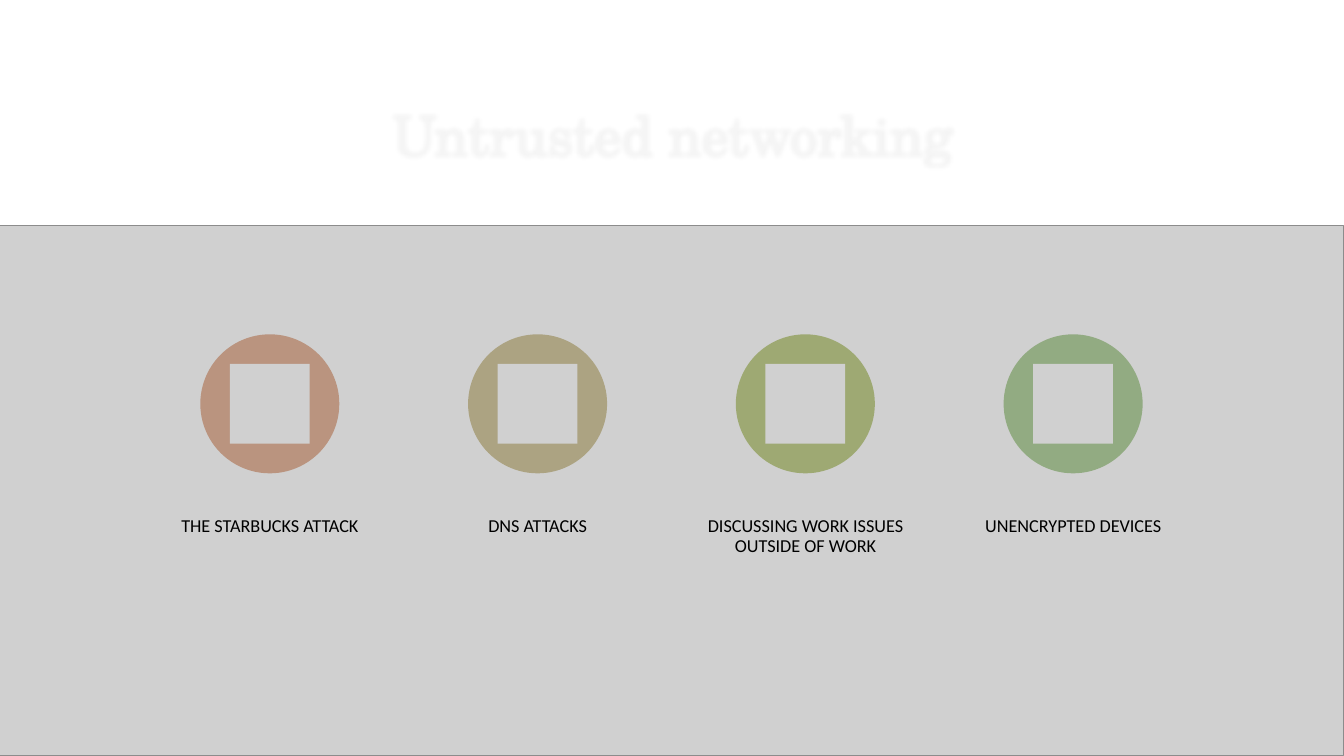
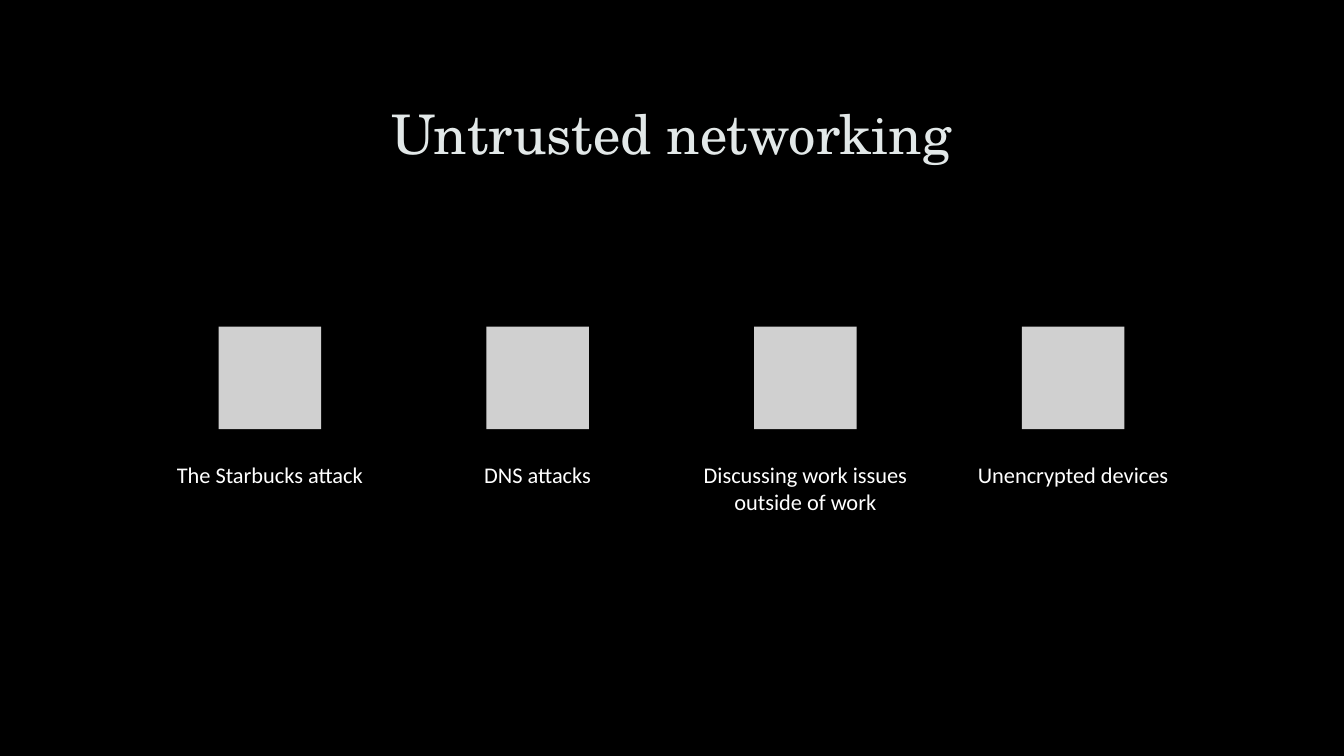
Before and after one commit to dr-natetorious/TIM-8301-Principals_of_CyberSecurity, a slide deck: slide 15 of Week2_PeopleAspects/BachmeierNTIM8301-2.pptx. Drawn at 1344x756 pixels with LibreOffice and Linux fonts; fonts in the diff are those of the drawing; grey boxes stand for pictures; background and template pictures are left out. Boxes give left, top, right and bottom in pixels: in the first picture for what was removed or moved away, otherwise in the second. Text is boxed around its words. In the diff, an @@ line names an element or a change of style, - is before the commit and + after.

```diff
--- a/Week2_PeopleAspects/BachmeierNTIM8301-2.pptx
+++ b/Week2_PeopleAspects/BachmeierNTIM8301-2.pptx
@@ background #FFFFFF to picture (left out) @@
@@ title "Untrusted networking" at [391,113,951,165]: text colour #FFFFFF to #E2E8E8, letter outline #FFFFFF 0.75 pt to #404040 0.75 pt @@
@@ picture removed at [0,226,1343,756] @@
@@ picture: place and size @@
-picture at [230,364,310,444]
+picture at [219,327,322,430]
@@ picture added at [486,327,589,430] @@
@@ picture added at [754,327,857,430] @@
@@ picture added at [1022,327,1125,430] @@
@@ group removed at [201,335,1143,474]: 4 ellipses, 3 pictures @@
@@ text at [177,467,363,483]: text changed; size 13 to 16 pt; text colour #000000 to #FFFFFF @@
-THE STARBUCKS ATTACK
+The Starbucks attack
@@ text at [484,467,591,483]: text changed; size 13 to 16 pt; text colour #000000 to #FFFFFF @@
-DNS ATTACKS
+DNS attacks
@@ text at [704,467,907,510]: text changed; size 13 to 16 pt; text colour #000000 to #FFFFFF @@
-DISCUSSING WORK ISSUES OUTSIDE OF WORK
+Discussing work issues outside of work
@@ text at [978,467,1168,487]: text changed; size 13 to 16 pt; text colour #000000 to #FFFFFF @@
-UNENCRYPTED DEVICES
+Unencrypted devices
```
Also in this commit, not shown: 7 other slides changed, 4 slides added, 2 slides removed, 1 other file.
